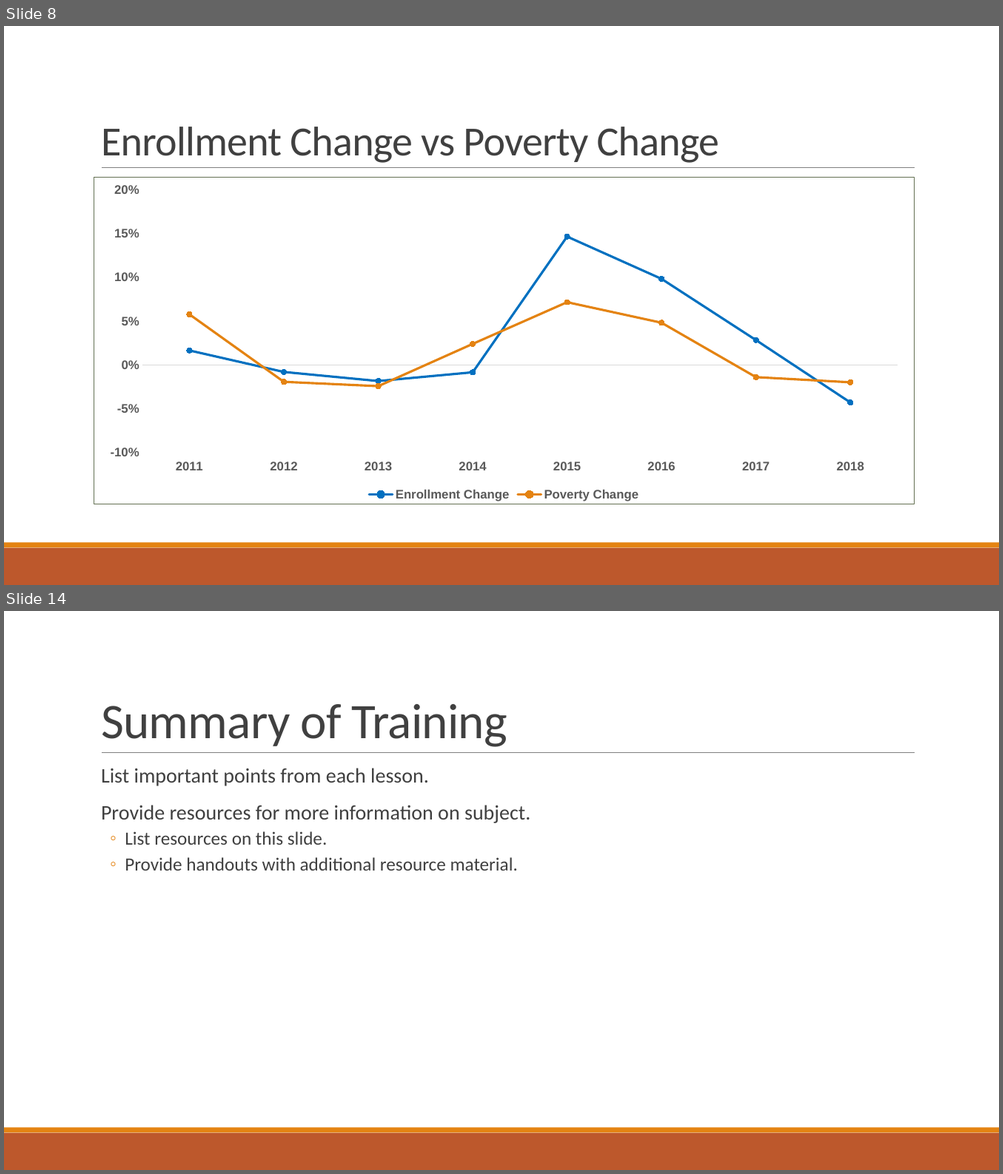
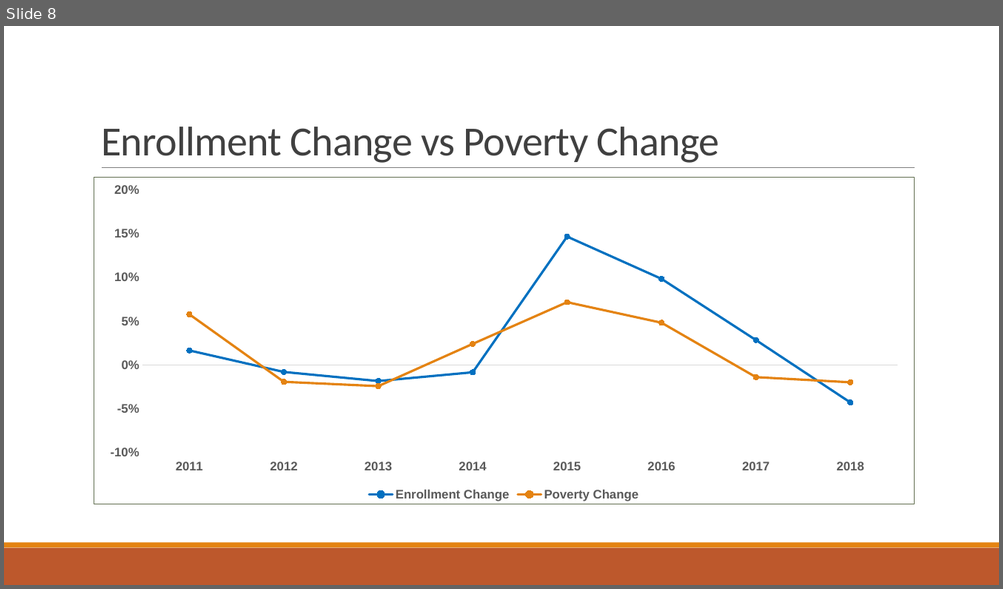
Before and after one commit to bryanclanton/TennCare-Enrollment-Analysis, a slide deck: Impacts to TennCare.pptx. Shown one above the other, each under a label of ours: slides 8 and 14 before the commit, slide 8 after it; the slides between them are not shown. The pictures are 1003x1174 and 1003x589 pixels, drawn with LibreOffice and Linux fonts; fonts in the diff are those of the drawing. Boxes give left, top, right and bottom in pixels: in the first picture for what was removed or moved away, otherwise in the second. Text is boxed around its words. In the diff, an @@ line names an element or a change of style, - is before the commit and + after.

```diff
--- a/Impacts to TennCare.pptx
+++ b/Impacts to TennCare.pptx
@@ slide 14 removed at (x1=4, y1=611, x2=999, y2=1170), background #FFFFFF; not listed: 3 template elements that a slide beside it also shows @@
@@ title removed at (x1=101, y1=704, x2=507, y2=747) @@
-Summary of Training
@@ text removed at (x1=101, y1=768, x2=530, y2=871) @@
-  List important points from each lesson.
-  Provide resources for more information on subject.
-  ◦ List resources on this slide.
-  ◦ Provide handouts with additional resource material.
```
Also in this commit, not shown: 1 slide changed, 3 slides added, 5 other slides removed, 3 other files.
